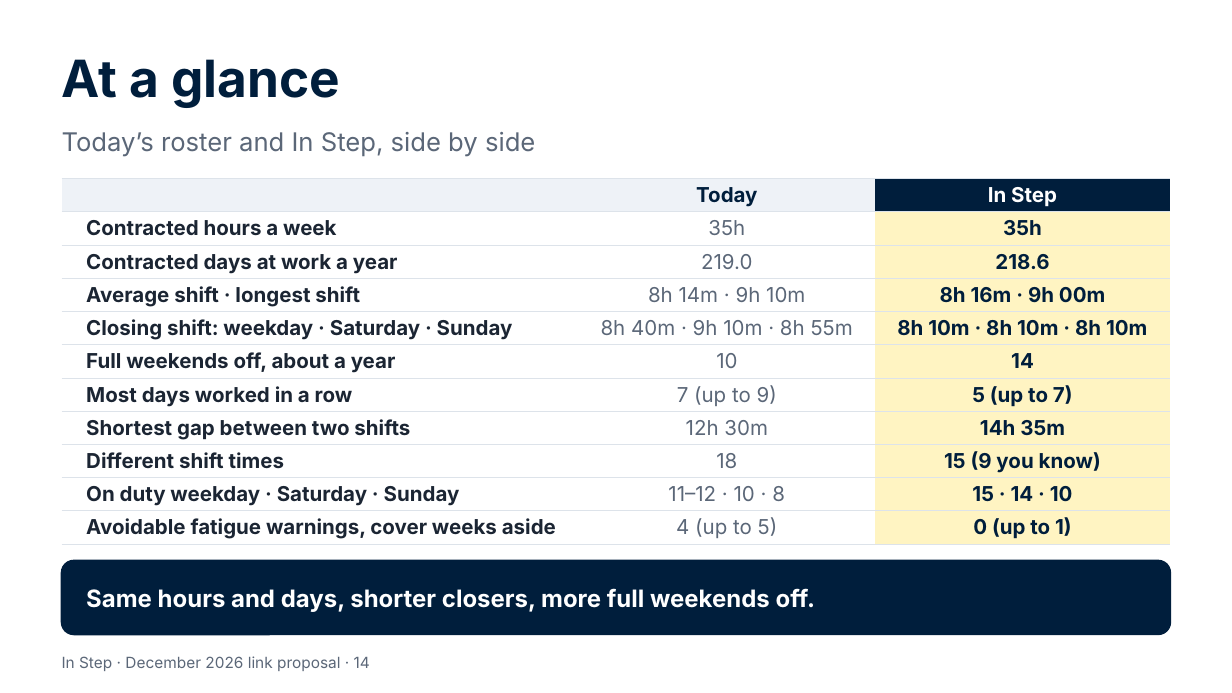
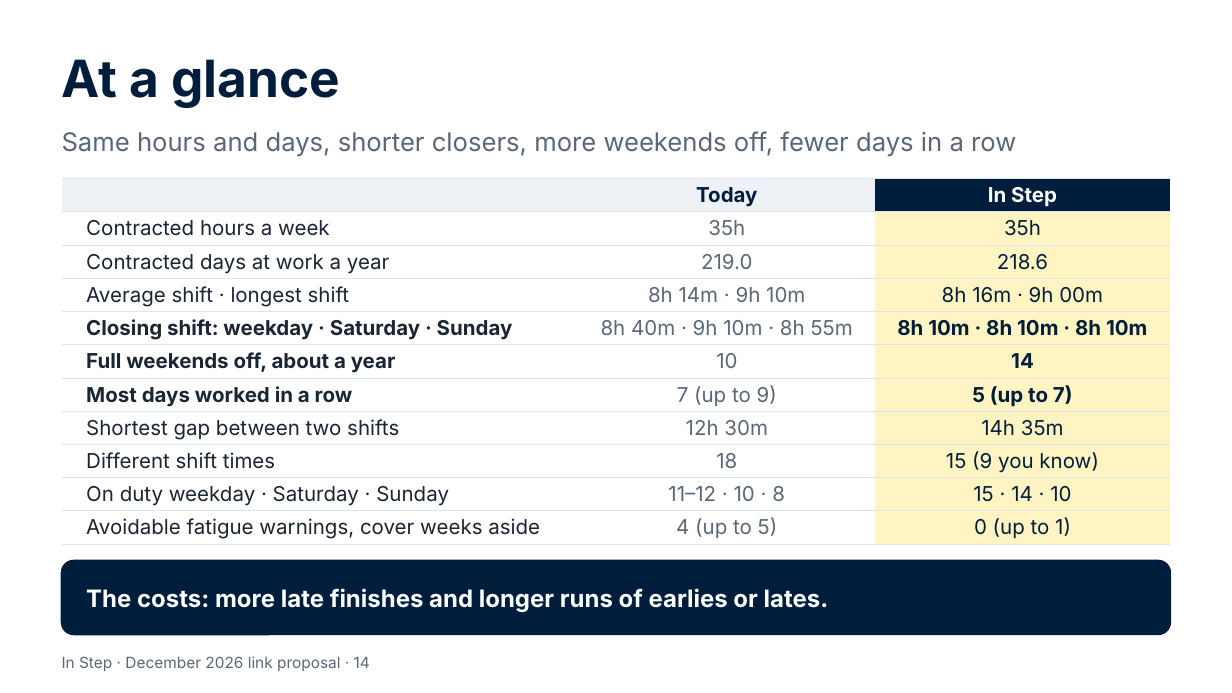
Before and after one commit to Garethdavidmiller/roster-app, a slide deck: slide 14 of docs/links-26/presentations/In-Step-for-colleagues.pptx. Drawn at 1232x693 pixels with LibreOffice and Linux fonts; fonts in the diff are those of the drawing. Boxes give left, top, right and bottom in pixels: in the first picture for what was removed or moved away, otherwise in the second. Text is boxed around its words. In the diff, an @@ line names an element or a change of style, - is before the commit and + after.

```diff
--- a/docs/links-26/presentations/In-Step-for-colleagues.pptx
+++ b/docs/links-26/presentations/In-Step-for-colleagues.pptx
@@ text at [62, 131, 1016, 157]: text changed @@
-Today’s roster and In Step, side by side
+Same hours and days, shorter closers, more weekends off, fewer days in a row
@@ table at [62, 179, 1170, 543] @@
@@ bold off in "Contracted hours a week", "35h", "Contracted days at work a year", "218.6" and 10 more places @@
@@ text at [86, 588, 829, 612]: text changed @@
-Same hours and days, shorter closers, more full weekends off.
+The costs: more late finishes and longer runs of earlies or lates.
```
Also in this commit, not shown: 1 other slide changed, 14 other files.
